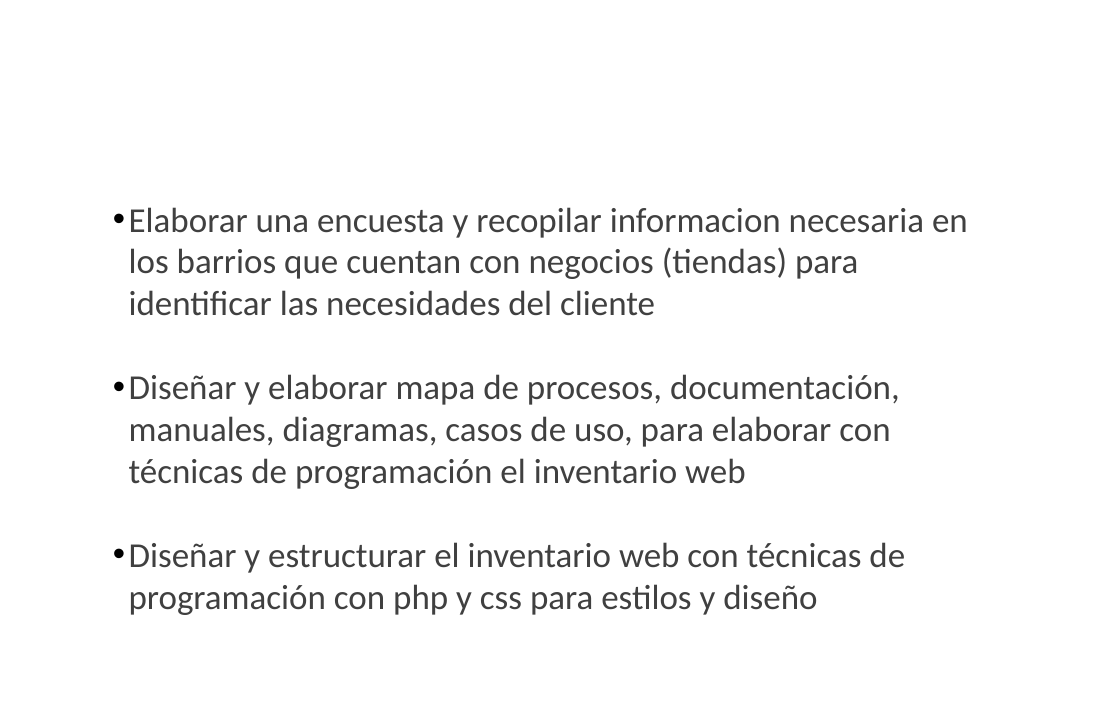
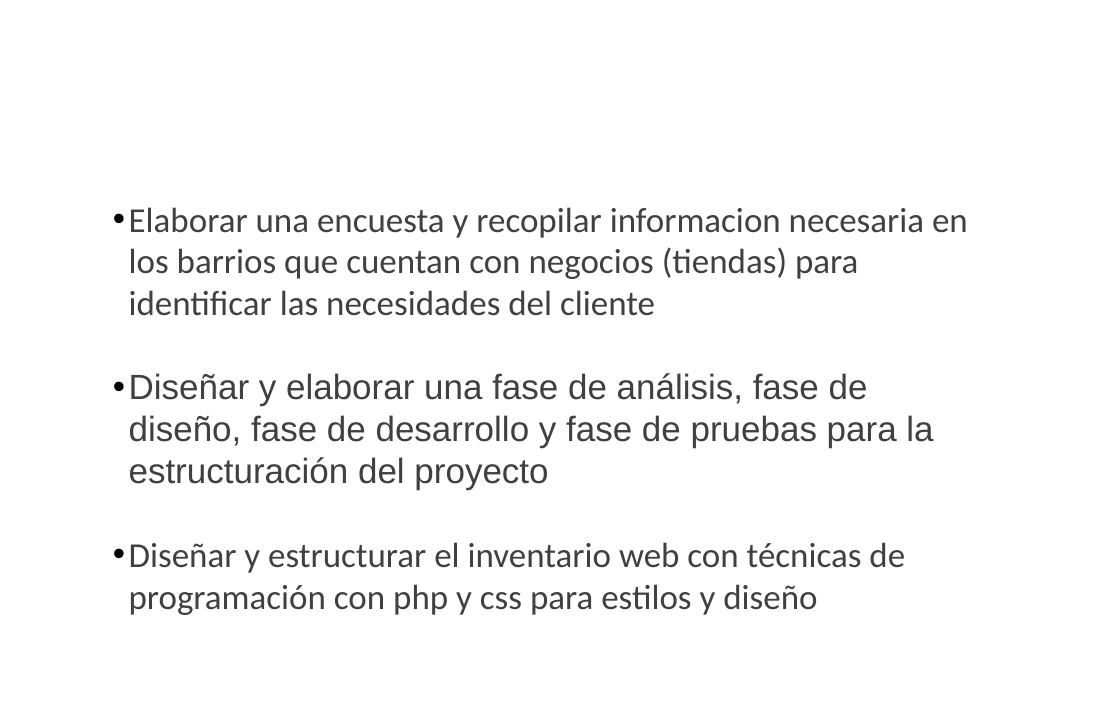
Before and after one commit to juanpa2723/INVENTARIO, a slide deck: slide 7 of Documentacion/Proyecto Inventario (General)/Proyecto Inventario.pptx. Drawn at 1120x723 pixels with LibreOffice and Linux fonts; fonts in the diff are those of the drawing; background and template pictures are left out. Boxes give left, top, right and bottom in pixels: in the first picture for what was removed or moved away, otherwise in the second. Text is boxed around its words. In the diff, an @@ line names an element or a change of style, - is before the commit and + after.

```diff
--- a/Documentacion/Proyecto Inventario (General)/Proyecto Inventario.pptx
+++ b/Documentacion/Proyecto Inventario (General)/Proyecto Inventario.pptx
@@ text at [129, 373, 933, 490]: text changed; font Calibri to Arial @@
-  • Diseñar y elaborar mapa de procesos, documentación, manuales, diagramas, casos de uso, para elaborar con técnicas de programación el inventario web
+  • Diseñar y elaborar una fase de análisis, fase de diseño, fase de desarrollo y fase de pruebas para la estructuración del proyecto
```
